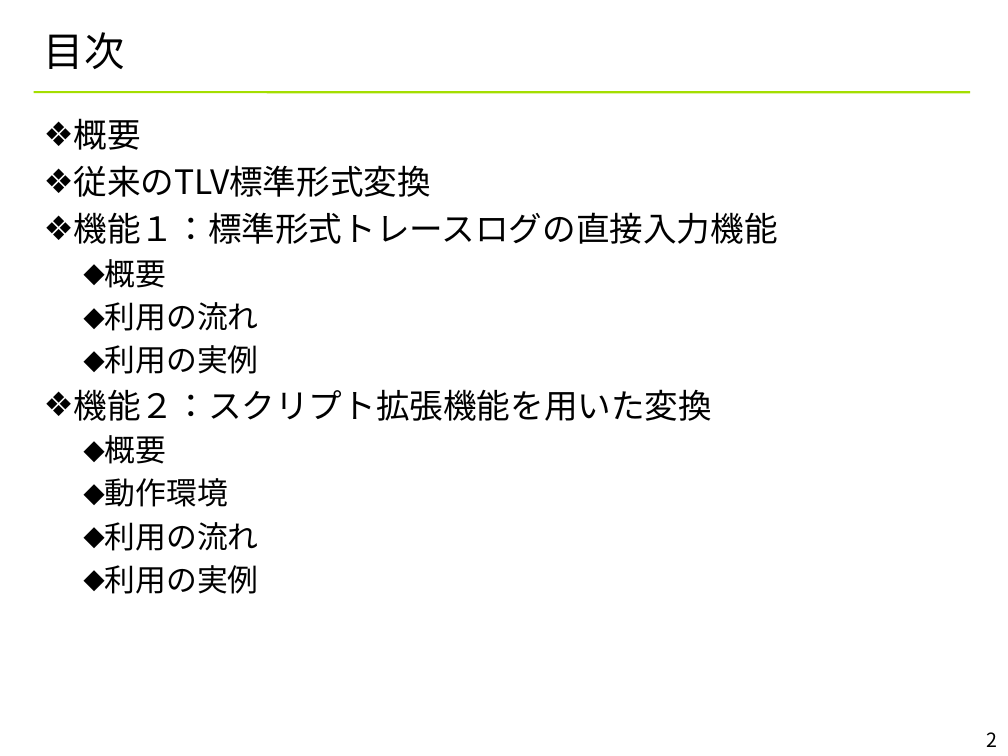
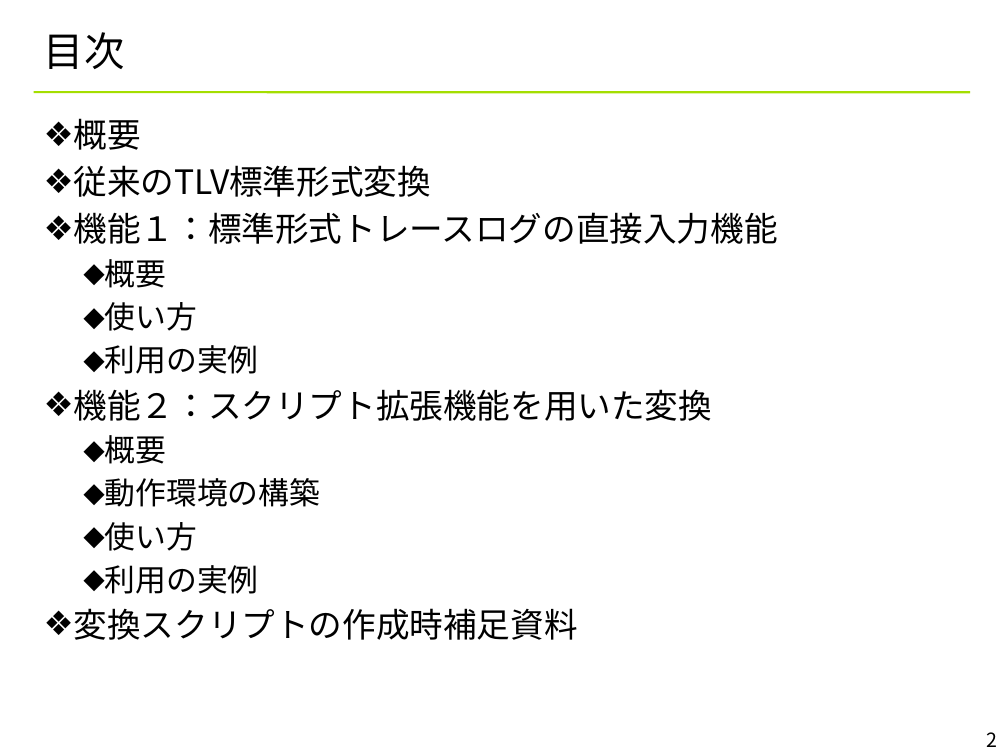
Before and after one commit to YixiaoLi/tlv4mc, a slide deck: slide 2 of doc/converter_manual.pptx. Drawn at 1008x756 pixels with LibreOffice and Linux fonts; fonts in the diff are those of the drawing; background and template pictures are left out. Boxes give left, top, right and bottom in pixels: in the first picture for what was removed or moved away, otherwise in the second. Text is boxed around its words. In the diff, an @@ line names an element or a change of style, - is before the commit and + after.

```diff
--- a/doc/converter_manual.pptx
+++ b/doc/converter_manual.pptx
@@ text at box(105, 302, 197, 331): text changed @@
-  ⬥ 利用の流れ
+  ⬥ 使い方
@@ text at box(105, 478, 320, 551): text changed @@
-  ⬥ 動作環境
-  ⬥ 利用の流れ
+  ⬥ 動作環境の構築
+  ⬥ 使い方
@@ text at box(74, 608, 578, 640): paragraph added @@
+❖ 変換スクリプトの作成時補足資料
```
Also in this commit, not shown: 10 other slides changed, 2 slides added, 2 slides removed.
